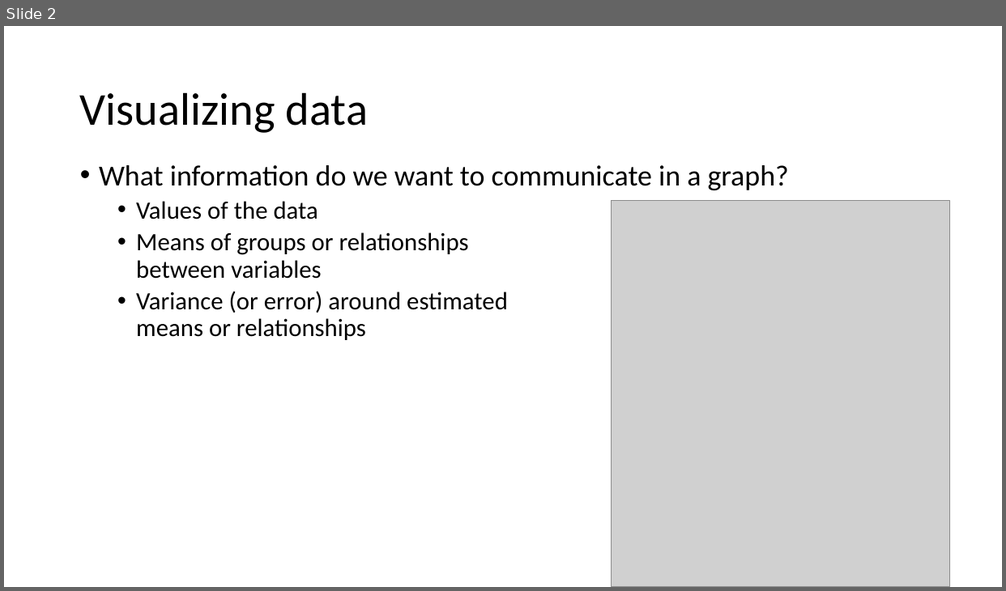
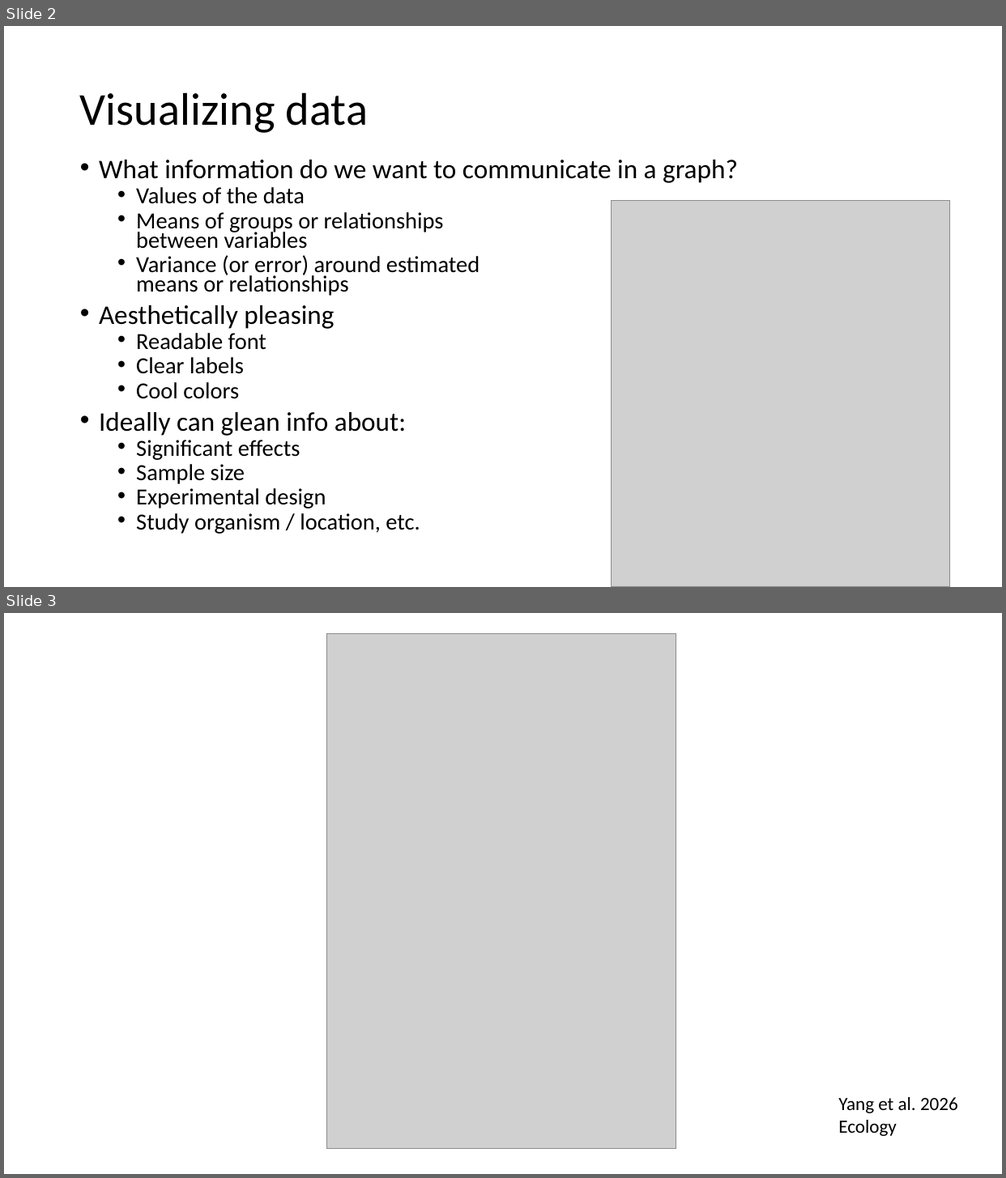
Before and after one commit to hahnp13/Workshops, a slide deck: Slides and materials/ppt files and materials/DataViz.pptx. Shown one above the other, each under a label of ours: slide 2 before the commit, slides 2 and 3 after it. The pictures are 1006x591 and 1006x1178 pixels, drawn with LibreOffice and Linux fonts; fonts in the diff are those of the drawing; grey boxes stand for pictures. Boxes give left, top, right and bottom in pixels: in the first picture for what was removed or moved away, otherwise in the second. Text is boxed around its words. In the diff, an @@ line names an element or a change of style, - is before the commit and + after.

Commit message:
updated materials for data viz

```diff
--- a/Slides and materials/ppt files and materials/DataViz.pptx
+++ b/Slides and materials/ppt files and materials/DataViz.pptx
@@ slide 3 added at (4,613,1002,1174), background #FFFFFF @@
@@ picture added at (326,634,676,1149) @@
@@ text added at (838,1097,958,1136), 18 pt, text #000000 @@
+Yang et al. 2026
+Ecology
@@ slide 2 changed as well @@
@@ text at (99,160,738,296): size 28 to 25.9 pt in "What information do we want to communicate ..."; size 24 to 22.2 pt in "Values of the data", "Means of groups or relationships between variables", "Variance (or error) around estimated means or ..."; line spacing 0.9 to 0.7 @@
@@ text at (99,305,420,534): paragraphs added @@
+• Aesthetically pleasing
+  • Readable font
+  • Clear labels
+  • Cool colors
+• Ideally can glean info about:
+  • Significant effects
+  • Sample size
+  • Experimental design
+  • Study organism / location, etc.
```
Also in this commit, not shown: 8 other slides changed, 6 other slides added, 1 slide removed, 2 other files.
